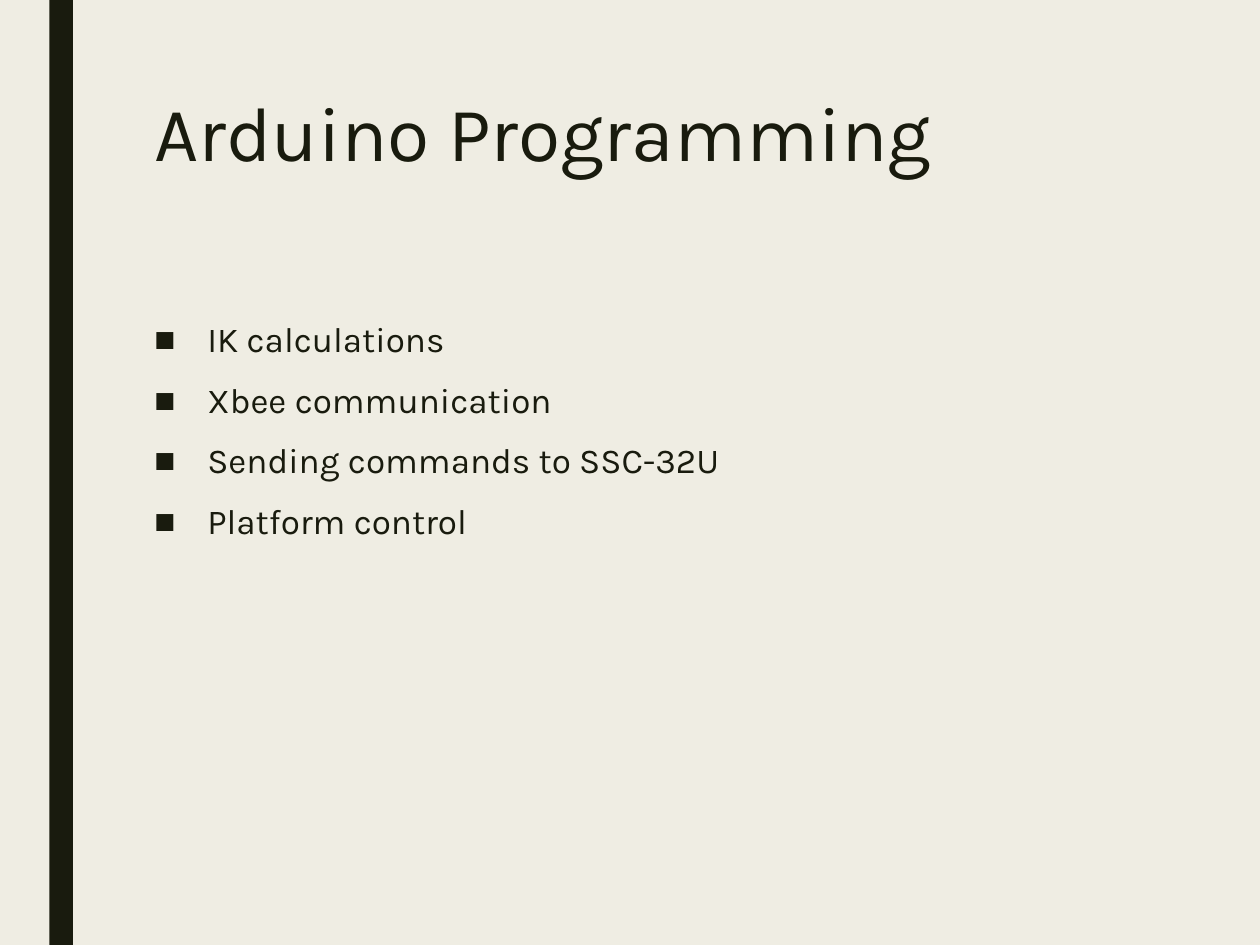
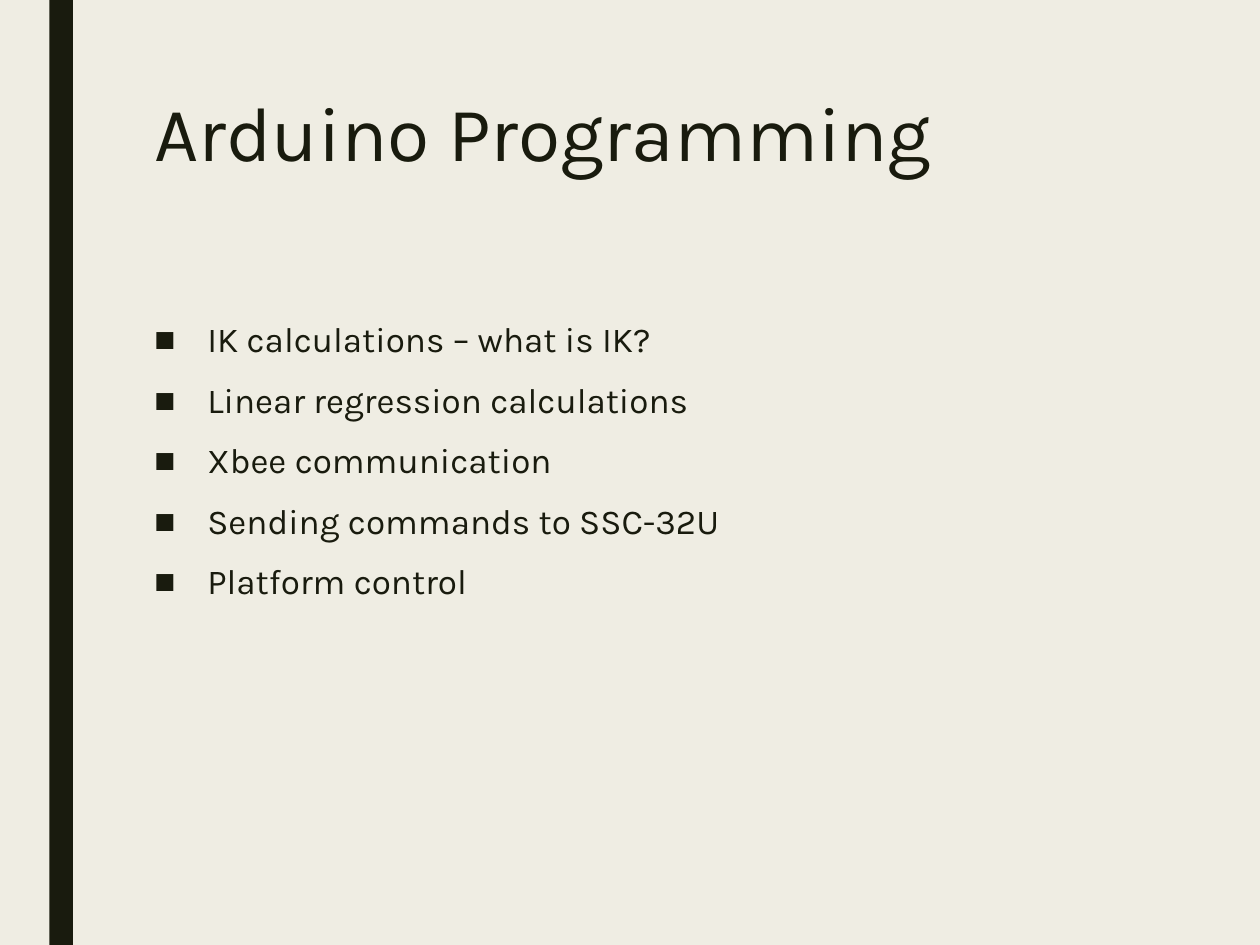
Before and after one commit to StormWulf/Mobile-Motion-Tracking-Robot-Arm, a slide deck: slide 12 of Documents/Presentation/Mobile Motion Tracking Robot Arm poster.pptx. Drawn at 1260x945 pixels with LibreOffice and Linux fonts; fonts in the diff are those of the drawing. Boxes give left, top, right and bottom in pixels: in the first picture for what was removed or moved away, otherwise in the second. Text is boxed around its words. In the diff, an @@ line names an element or a change of style, - is before the commit and + after.

```diff
--- a/Documents/Presentation/Mobile Motion Tracking Robot Arm poster.pptx
+++ b/Documents/Presentation/Mobile Motion Tracking Robot Arm poster.pptx
@@ text at (207, 328, 688, 422): text changed @@
-■ IK calculations
+■ IK calculations – what is IK?
+■ Linear regression calculations
```
Also in this commit, not shown: 2 other slides changed, 1 other file.
